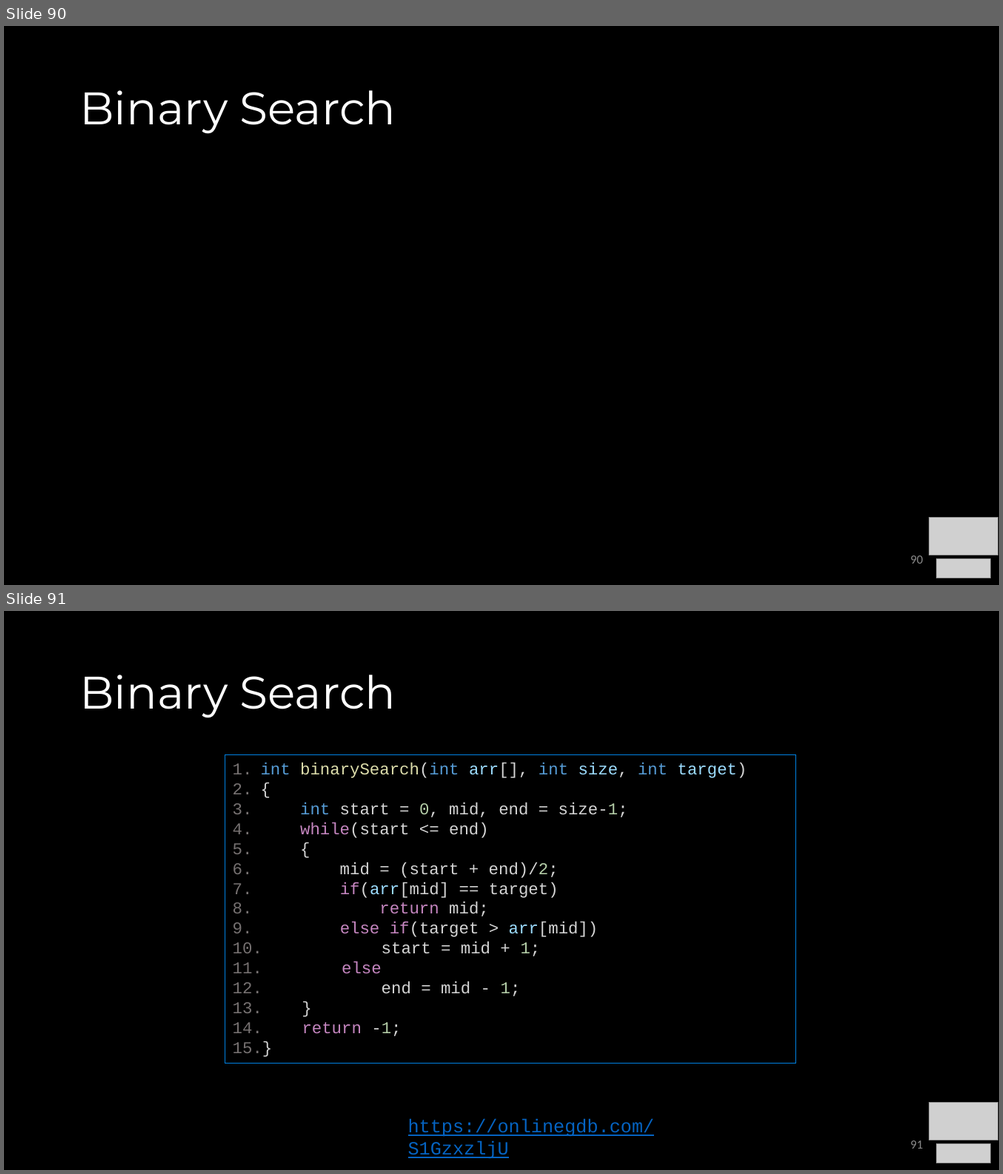
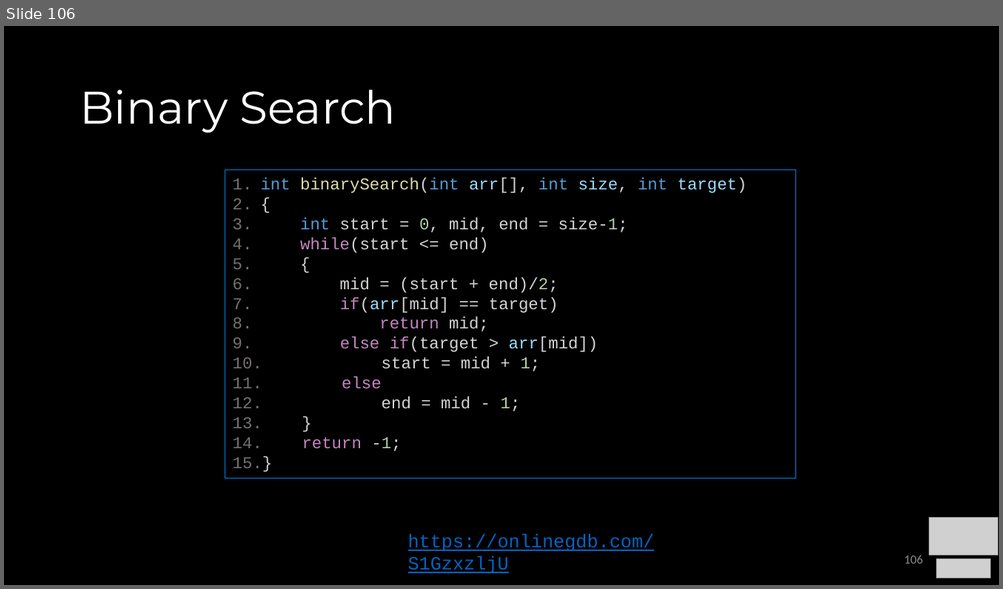
Before and after one commit to COP3530/Instructional-Content, a slide deck: Slides-PPT/1 - Algorithmic Analysis.pptx. Shown one above the other, each under a label of ours: slides 90 and 91 before the commit, slide 106 after it. The pictures are 1003x1174 and 1003x589 pixels, drawn with LibreOffice and Linux fonts; fonts in the diff are those of the drawing; grey boxes stand for pictures. Boxes give left, top, right and bottom in pixels: in the first picture for what was removed or moved away, otherwise in the second. Text is boxed around its words. In the diff, an @@ line names an element or a change of style, - is before the commit and + after.

```diff
--- a/Slides-PPT/1 - Algorithmic Analysis.pptx
+++ b/Slides-PPT/1 - Algorithmic Analysis.pptx
@@ slide 90 removed at bbox=[4, 26, 999, 585], background #000000 @@
@@ title removed at bbox=[79, 90, 395, 134] @@
-Binary Search
@@ picture removed at bbox=[929, 517, 998, 556] @@
@@ page number removed at bbox=[910, 556, 922, 564] @@
-90
@@ picture removed at bbox=[936, 560, 990, 579] @@
@@ what was slide 91 is now slide 106 @@
@@ page number at bbox=[904, 555, 922, 564]: text changed @@
-91
+106
```
Also in this commit, not shown: 8 slides changed, 1 other file.
